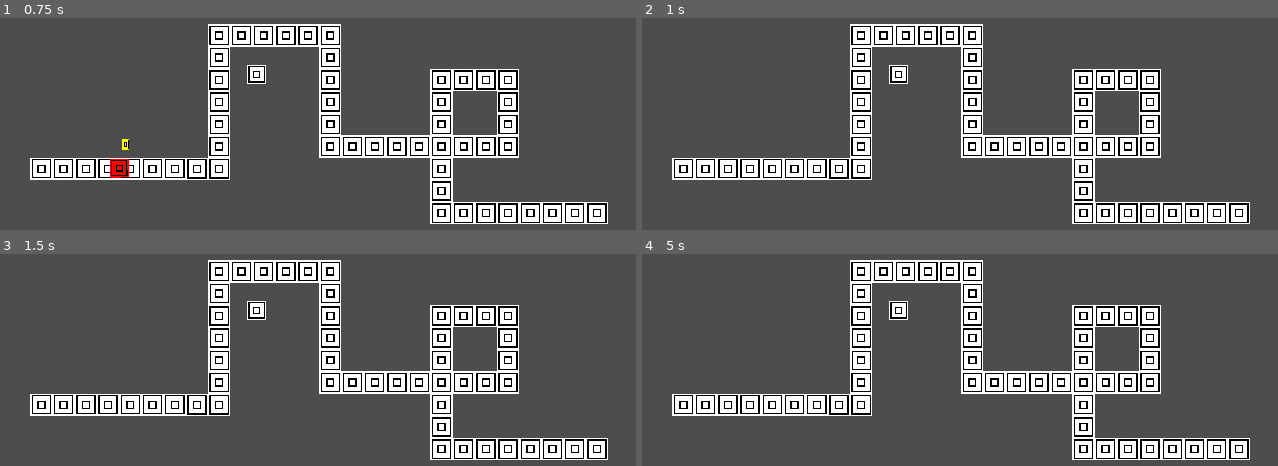
Above: before the commit, frames 1-4 (two rows, left to right).
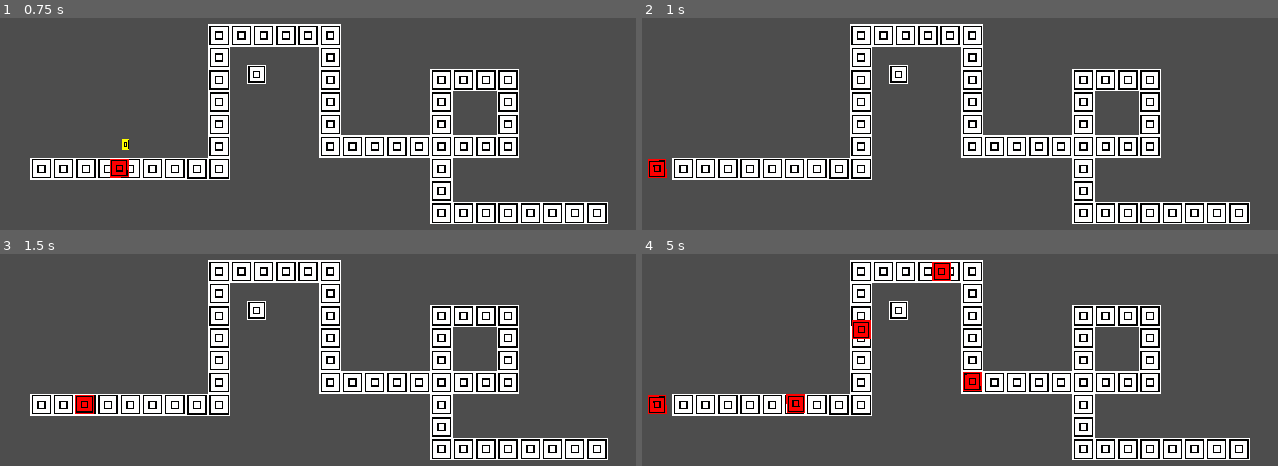
Above: after the commit, the same moments.

Repository: jg-rockesheller/towerdefense-wip
Game: Godot game, scene res://prototyping/prototype.tscn
Two runs of this game, one before a commit and one after it. Both use one fixed random seed, a clock stepped at 60 frames per second and the inputs below.
Inputs:
- Up to frame 1 (0.75 s): no input
- Up to frame 2 (1 s): no input
- Up to frame 3 (1.5 s): no input
- Up to frame 4 (5 s): no input

Frame 1 is identical in both runs. In frame 2, 0.3% of the frame differs, in the area x 0-4%, y 66-76%; in frame 3, 0.2%; in frame 4, 1.3%, in the area x 0-54%, y 3-76%.
Error before the commit: Parse Error: The function signature doesn't match the parent. Parent signature is "_process(float) -> void". (res://prototyping/tower_prototype.gd:6)

Commit message:
started working on tower shooting

Diff:
--- a/prototyping/bullet.gd
+++ b/prototyping/bullet.gd
@@ -13,6 +13,11 @@
 func _process(_delta: float):
 	position += position.direction_to(enemy_prototype.position) * bullet_speed
 
+func create(tower_pos, enemy: Node2D):
+	enemy_prototype = enemy
+	position = tower_pos
+
+
 func _on_area_2d_area_entered(area: Area2D) -> void:
 	if area.is_in_group("enemy"):
 		enemy_prototype.explode()
--- a/prototyping/prototype.tscn
+++ b/prototyping/prototype.tscn
@@ -49,7 +49,6 @@
 script = ExtResource("2_7yxnn")
 
 [node name="SpawnerTimer" type="Timer" parent="Enemy Spawner and Path"]
-wait_time = 5.0
 autostart = true
 
 [node name="Enemy Prototype" parent="Enemy Spawner and Path" groups=["enemies"] instance=ExtResource("3_7a5hl")]
--- a/prototyping/tower_prototype.gd
+++ b/prototyping/tower_prototype.gd
@@ -1,14 +1,28 @@
 extends Area2D
 
-var enemy: Node2D
-var enemy_queue: Array[Area2D]
+var enemy: Node2D = null
+@export var enemy_queue: Array[Area2D] = []
+var bullet: PackedScene = preload("res://prototyping/bullet.tscn")
 
-func _process():
-	if not enemy: return
+func _process(_delta):
+	if enemy == null: return
 
 func _on_detection_radius_area_entered(area: Area2D) -> void:
 	if not area.is_in_group("enemy"): return
-	if enemy:
-		enemy_queue.append(area.get_parent())
+	if enemy != null:
+		enemy_queue += [area.get_parent()]
+		print(enemy_queue)
 		return
+
 	enemy = area.get_parent()
+	$ReloadTimer.start()
+	var newBullet = bullet.instantiate()
+	newBullet.create(position, enemy)
+
+
+func _on_detection_radius_area_exited(area: Area2D) -> void:
+	if area.get_parent() in enemy_queue:
+		enemy_queue.erase(area.get_parent())
+		return
+
+	enemy = enemy_queue.pop_front()
--- a/prototyping/tower_prototype.tscn
+++ b/prototyping/tower_prototype.tscn
@@ -30,4 +30,5 @@
 [node name="ReloadTimer" type="Timer" parent="."]
 
 [connection signal="area_entered" from="Detection Radius" to="." method="_on_detection_radius_area_entered"]
+[connection signal="area_exited" from="Detection Radius" to="." method="_on_detection_radius_area_exited"]
 [connection signal="timeout" from="ReloadTimer" to="." method="_on_reload_timer_timeout"]
